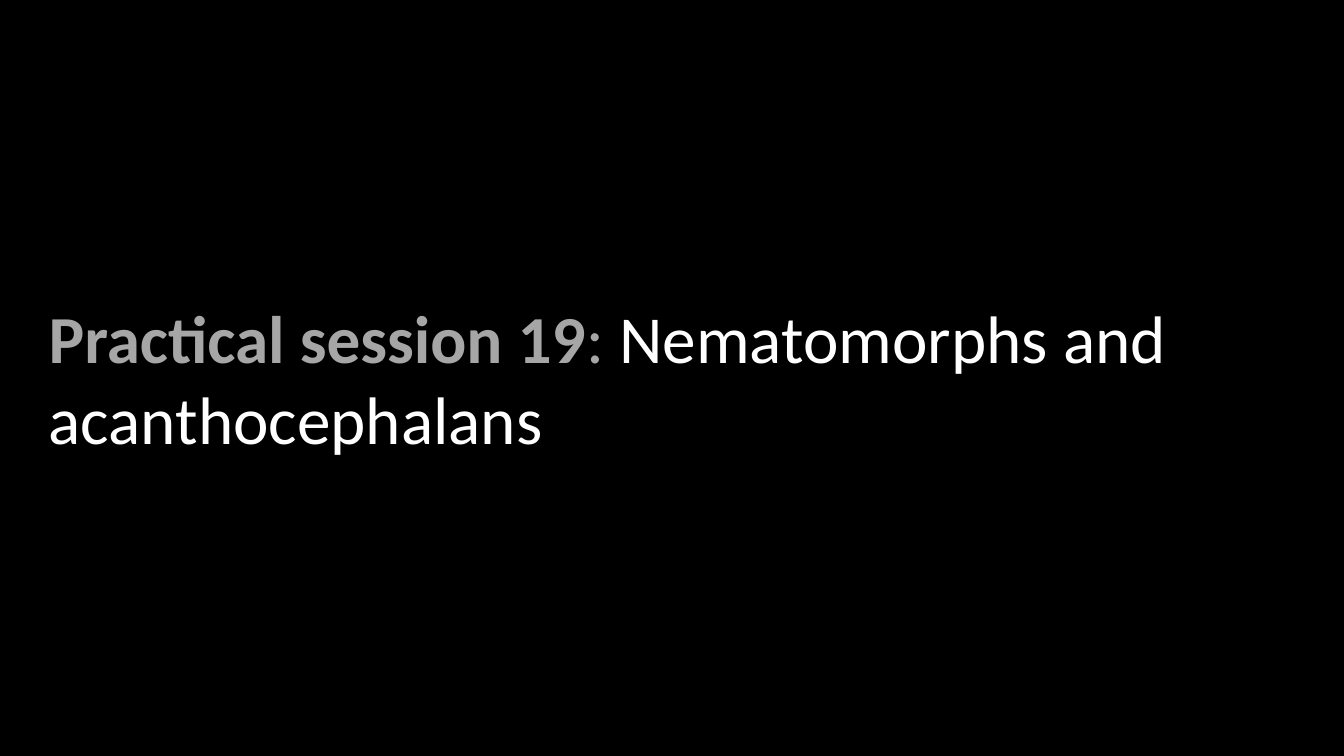
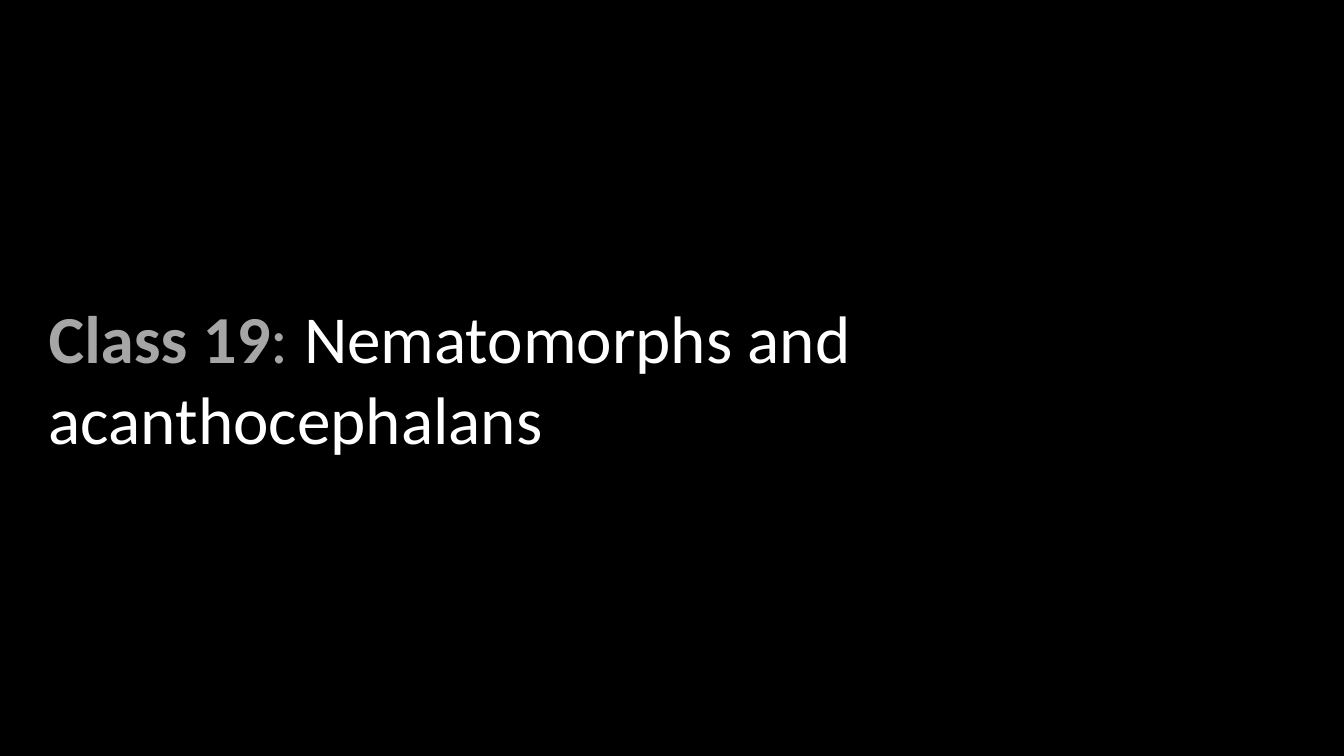
Before and after one commit to wood-lab/fish_406, a slide deck: slide 6 of lectures/in-class_activities/class_19.pptx. Drawn at 1344x756 pixels with LibreOffice and Linux fonts; fonts in the diff are those of the drawing. Boxes give left, top, right and bottom in pixels: in the first picture for what was removed or moved away, otherwise in the second. Text is boxed around its words. In the diff, an @@ line names an element or a change of style, - is before the commit and + after.

Commit message:
updating class_19 ppt

```diff
--- a/lectures/in-class_activities/class_19.pptx
+++ b/lectures/in-class_activities/class_19.pptx
@@ text at [49, 316, 851, 455]: text changed @@
-Practical session 19: Nematomorphs and acanthocephalans
+Class 19: Nematomorphs and acanthocephalans
```
Also in this commit, not shown: 1 other slide changed, 1 other file.
